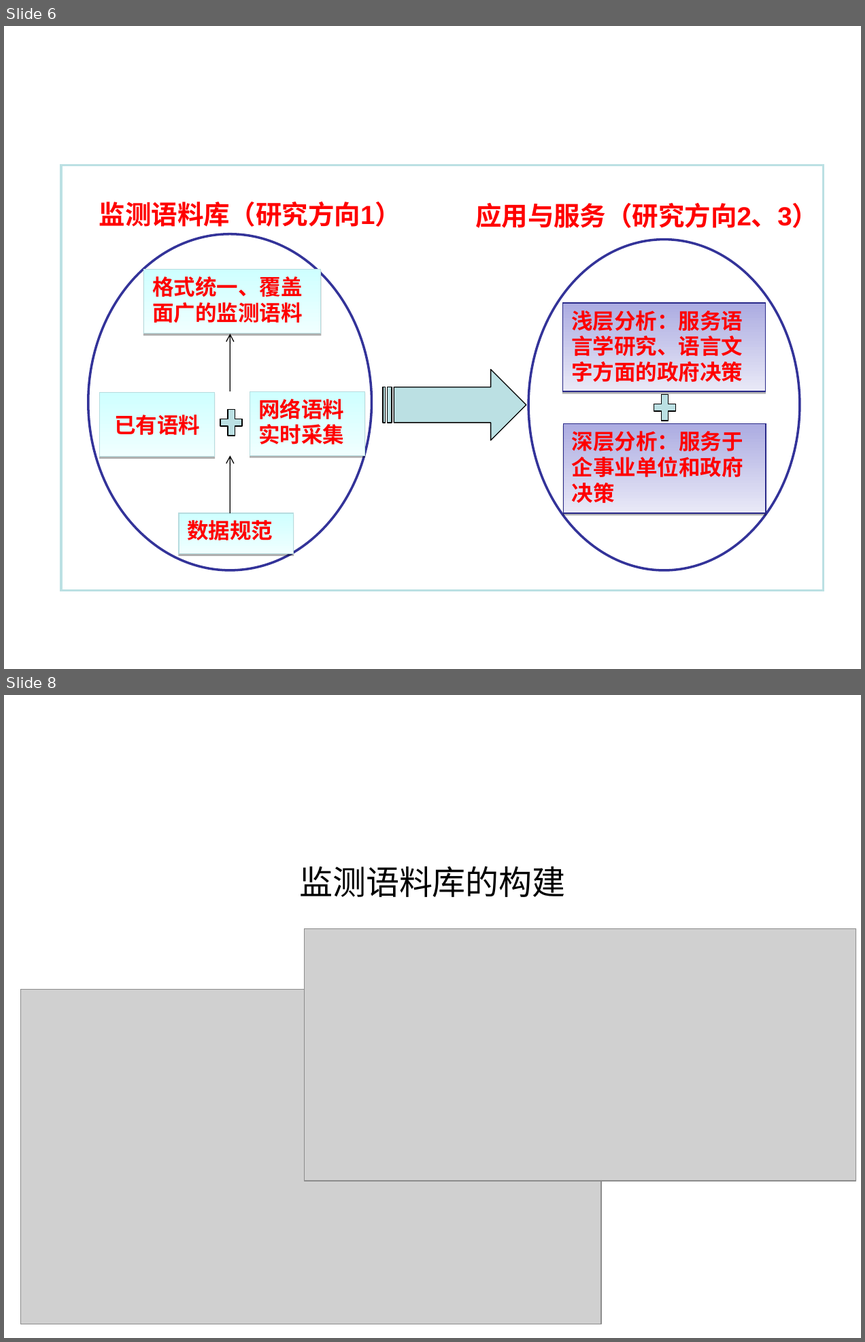
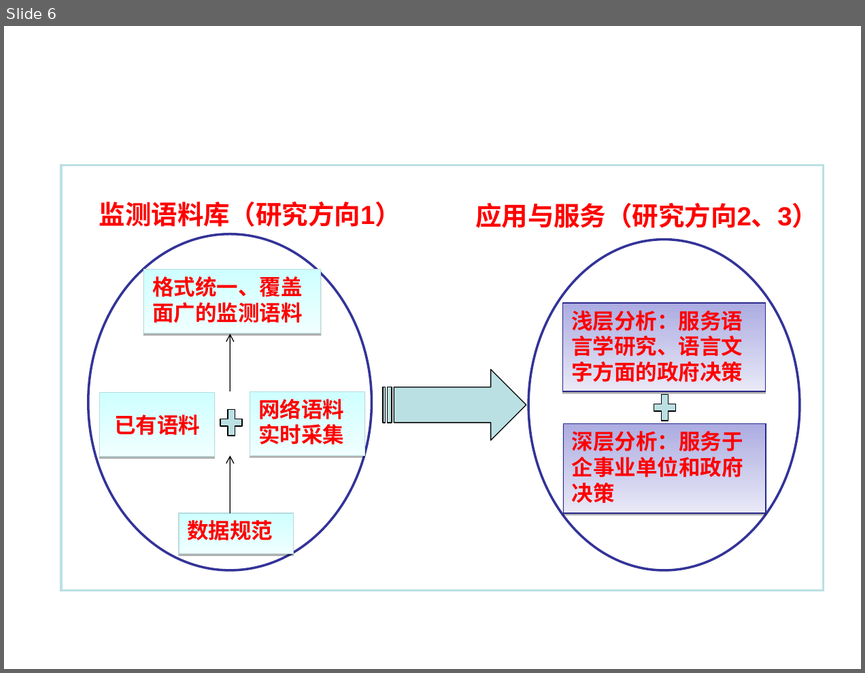
Before and after one commit to shqcandy/Report, a slide deck: 报告_v1.ppt. Shown one above the other, each under a label of ours: slides 6 and 8 before the commit, slide 6 after it; the slides between them are not shown. The pictures are 865x1342 and 865x673 pixels, drawn with LibreOffice and Linux fonts; fonts in the diff are those of the drawing; grey boxes stand for pictures; background and template pictures are left out. Boxes give left, top, right and bottom in pixels: in the first picture for what was removed or moved away, otherwise in the second. Text is boxed around its words. In the diff, an @@ line names an element or a change of style, - is before the commit and + after.

```diff
--- a/报告_v1.ppt
+++ b/报告_v1.ppt
@@ slide 8 removed at (x1=4, y1=695, x2=861, y2=1338), background picture (left out) @@
@@ title removed at (x1=299, y1=866, x2=565, y2=897) @@
-监测语料库的构建
@@ picture removed at (x1=304, y1=929, x2=855, y2=1181) @@
@@ picture removed at (x1=20, y1=989, x2=600, y2=1323) @@
```
Also in this commit, not shown: 8 slides changed, 4 slides added, 5 other slides removed.
